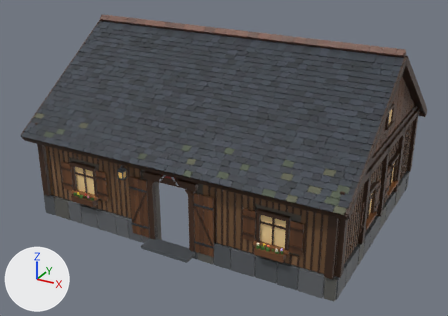
One commit to the glTF model assets/models/trainer.glb: the scene before it, then after it.
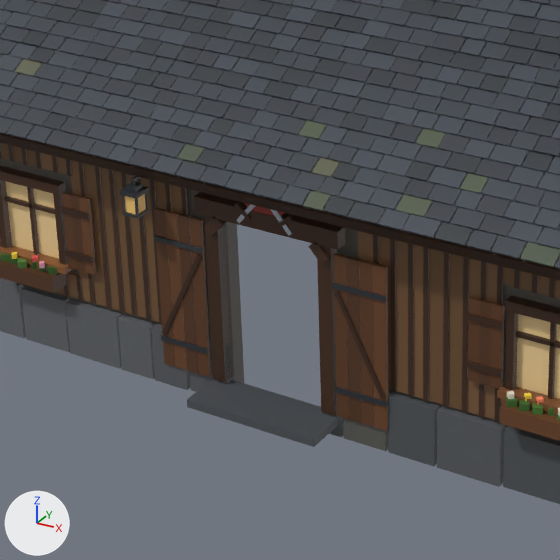
Each version appears first whole from a camera (50 mm lens) standing at (11.77, -22.37, 12.92) and looking at (0.0, -0.96, 2.22), and next in a close-up on the part from 16% to 62% of the width and 32% to 96% of the height. Arrows for +X, +Y and +Z are at lower left; the lights stay in place. The last two pictures show the newer version. Vertices at exactly the same position are counted once.

Before the edit, the objects in view are built like this:
```python
me_trainer_glass = bpy.data.meshes.new('trainer_glass')
me_trainer_glass.from_pydata(...)  # 144 vertices, 216 faces; spans x -6.59..6.59, y -5.03..5.03, z 1.34..5.25
me_trainer_glass.materials.append(mat_defaultmaterial)
me_trainer_shell = bpy.data.meshes.new('trainer_shell')
me_trainer_shell.from_pydata(...)  # 23373 vertices, 30287 faces; spans x -6.97..6.97, y -5.75..5.65, z -0.2..7.54
me_trainer_shell.materials.append(mat_defaultmaterial_002)
ob_trainer_glass = bpy.data.objects.new('trainer_glass', me_trainer_glass)
ob_trainer_glass.location = (0.0, 0.0, 0.0)
ob_trainer_shell = bpy.data.objects.new('trainer_shell', me_trainer_shell)
ob_trainer_shell.location = (0.0, 0.0, 0.0)
```
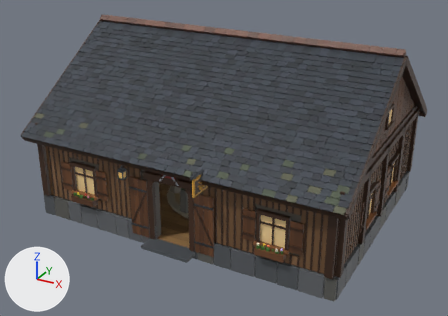
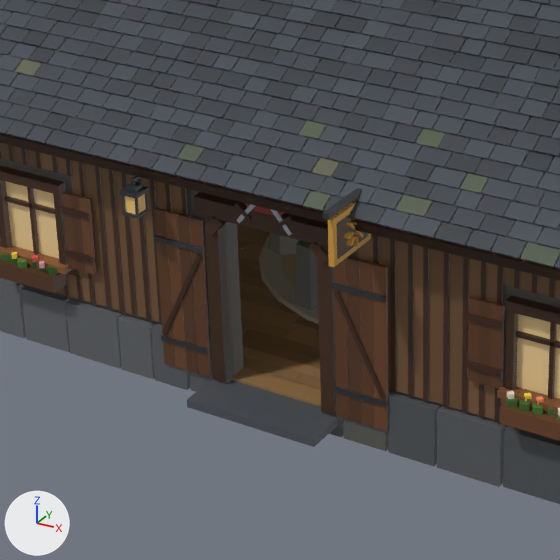
The change, as a list of edits to the scene's bpy script:
```text
Add mat_defaultmaterial_004:
    mat_defaultmaterial_004 = bpy.data.materials.new('DefaultMaterial.004')
    mat_defaultmaterial_004.use_nodes = True; mat_defaultmaterial_004.node_tree.nodes.clear()
    _N = mat_defaultmaterial_004.node_tree.nodes; _L = mat_defaultmaterial_004.node_tree.links
    n0 = _N.new('ShaderNodeOutputMaterial'); n0.name = 'Material Output'
    n1 = _N.new('ShaderNodeBsdfPrincipled'); n1.name = 'Principled BSDF'
    n2 = _N.new('ShaderNodeVertexColor'); n2.name = 'Color Attribute'
    _L.new(n1.outputs[0], n0.inputs[0])  # 'BSDF' to 'Surface'
    _L.new(n2.outputs[0], n1.inputs[0])  # 'Color' to 'Base Color'
Change me_trainer_shell:
    used by ob_trainer_shell; location = (0.0, 0.0, 0.0)
    remove me_trainer_shell.from_pydata(...)  # 23373 vertices, 30287 faces; spans x -6.97..6.97, y -5.75..5.65, z -0.2..7.54
    add me_trainer_shell.from_pydata(...)  # 23557 vertices, 30563 faces; spans x -6.97..6.97, y -6.12..5.65, z -0.2..7.54
    me_trainer_shell part 1: a new loose piece, a box spanning x 1.512..1.59, y -6.125..-4.977, z 3.691..3.77, in mat_defaultmaterial_004
    me_trainer_shell part 2: a new loose piece, a box spanning x 1.512..1.59, y -6.012..-5.09, z 2.98..3.641, in mat_defaultmaterial_004
    me_trainer_shell part 3: a new loose piece, a box spanning x 1.508..1.594, y -5.93..-5.172, z 3.059..3.559, in mat_defaultmaterial_004
    me_trainer_shell part 4: a new loose piece, a box spanning x 1.578..1.66, y -5.762..-5.641, z 3.289..3.328, in mat_defaultmaterial_004
    me_trainer_shell part 5
    32 vertices are added at x 1.44..1.58, y -5.71..-4.89, z 3.15..3.7
    24 new vertices lie (0.08, 0.0, 0.0) away from vertices in x 1.44..1.58, y -5.71..-5.39, z 3.15..3.47
    84 new faces join them
    me_trainer_shell part 6: 30287 faces spanning x -6.97..6.97, y -5.75..5.65, z -0.2..7.54 switch from mat_defaultmaterial_002 to mat_defaultmaterial_004
    other edits to the shape of me_trainer_shell do not show in these pictures
Add me_trainer_interior:
    me_trainer_interior.from_pydata(...)  # 3794 vertices, 5872 faces; spans x -6.22..6.22, y -5.0..4.7, z 0.11..2.52
    me_trainer_interior.materials.append(mat_defaultmaterial_002)
Add ob_trainer_interior:
    ob_trainer_interior = bpy.data.objects.new('trainer_interior', me_trainer_interior)
    ob_trainer_interior.location = (0.0, 0.0, 0.0)
```

What differs and where, as boxes (x1, y1, x2, y2) in the close-ups (560 x 560 px):
'trainer_interior', added (brown): after (232, 224, 321, 407)
part 1 of me_trainer_shell, added: after (323, 188, 362, 220)
part 2 of me_trainer_shell, added (brown): after (328, 202, 371, 267)
part 3 of me_trainer_shell, added: after (337, 215, 368, 259)
part 4 of me_trainer_shell, added: after (344, 231, 354, 239)
part 5 of me_trainer_shell, added: after (346, 222, 364, 246)
part 6 of me_trainer_shell, recoloured: (230, 186, 424, 410) in both
